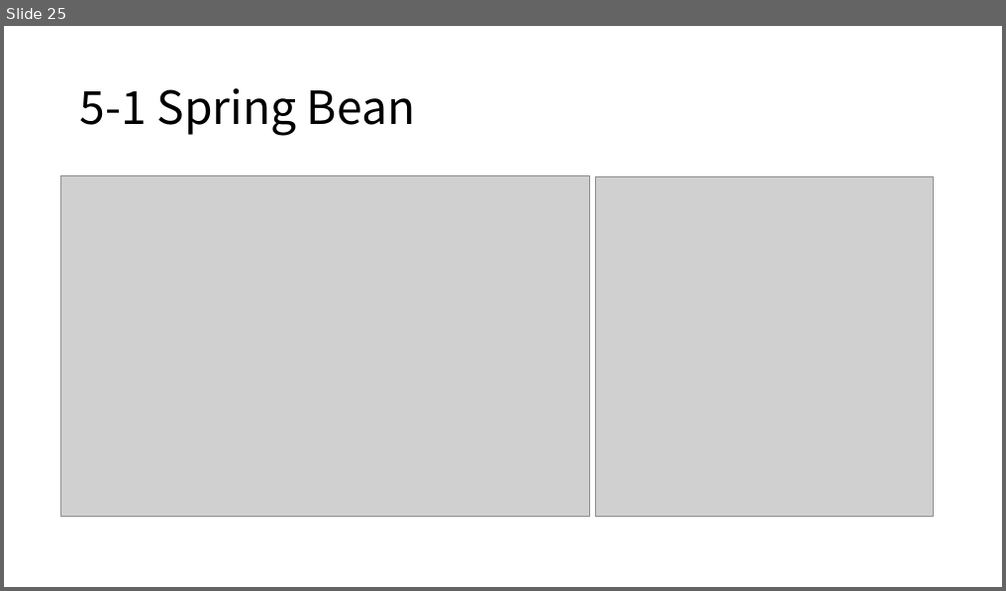
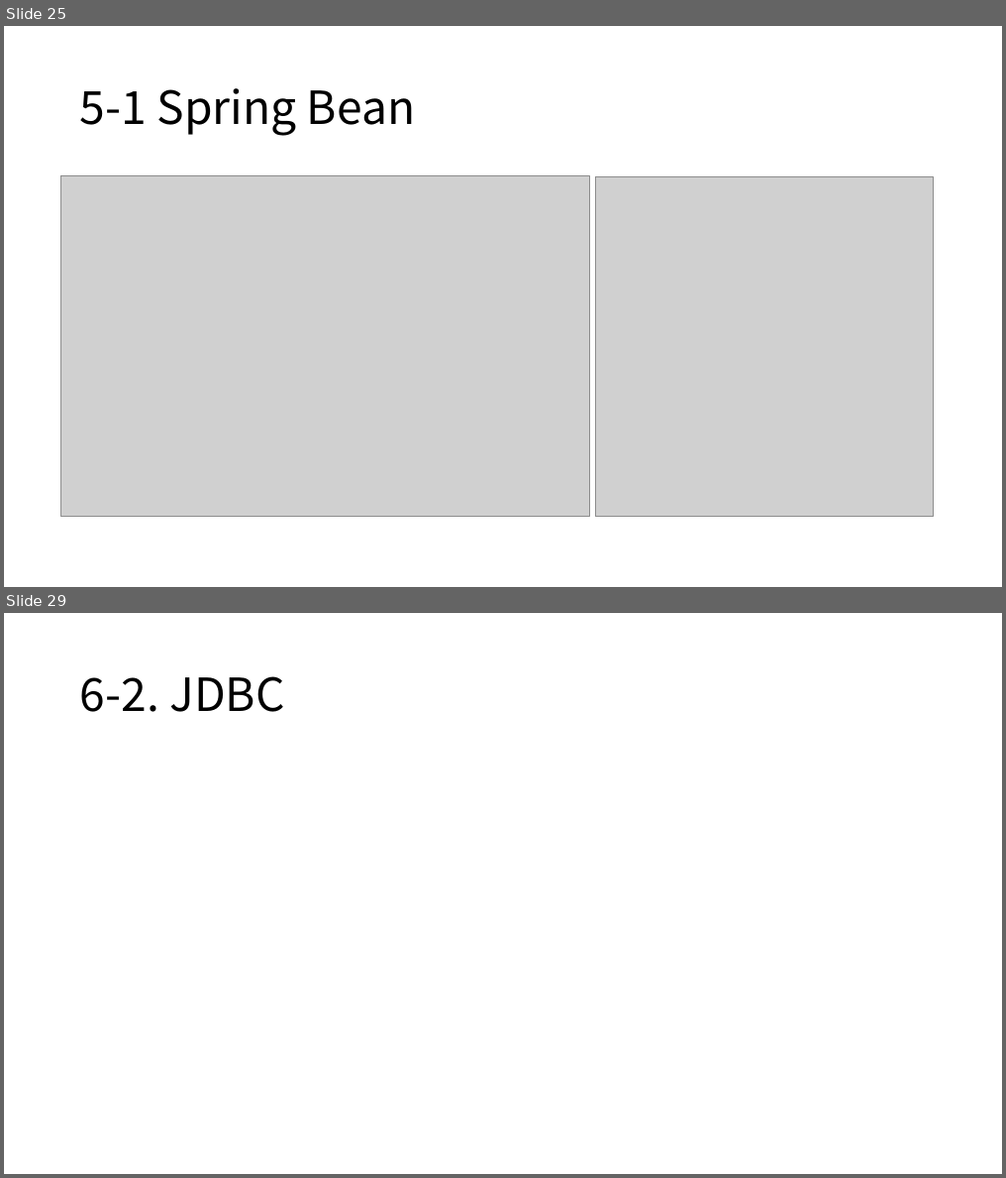
Before and after one commit to rkadbwkd/Spring-basic, a slide deck: Spring-basic.pptx. Shown one above the other, each under a label of ours: slide 25 before the commit, slides 25 and 29 after it; the slides between them are not shown. The pictures are 1006x591 and 1006x1178 pixels, drawn with LibreOffice and Linux fonts; fonts in the diff are those of the drawing; grey boxes stand for pictures. Boxes give left, top, right and bottom in pixels: in the first picture for what was removed or moved away, otherwise in the second. Text is boxed around its words. In the diff, an @@ line names an element or a change of style, - is before the commit and + after.

```diff
--- a/Spring-basic.pptx
+++ b/Spring-basic.pptx
@@ slide 29 added at (4,613,1002,1174), background #FFFFFF @@
@@ title added at (80,676,284,712), 44 pt, text #000000 @@
+6-2. JDBC
```
Also in this commit, not shown: 3 other slides added, 2 other files.
